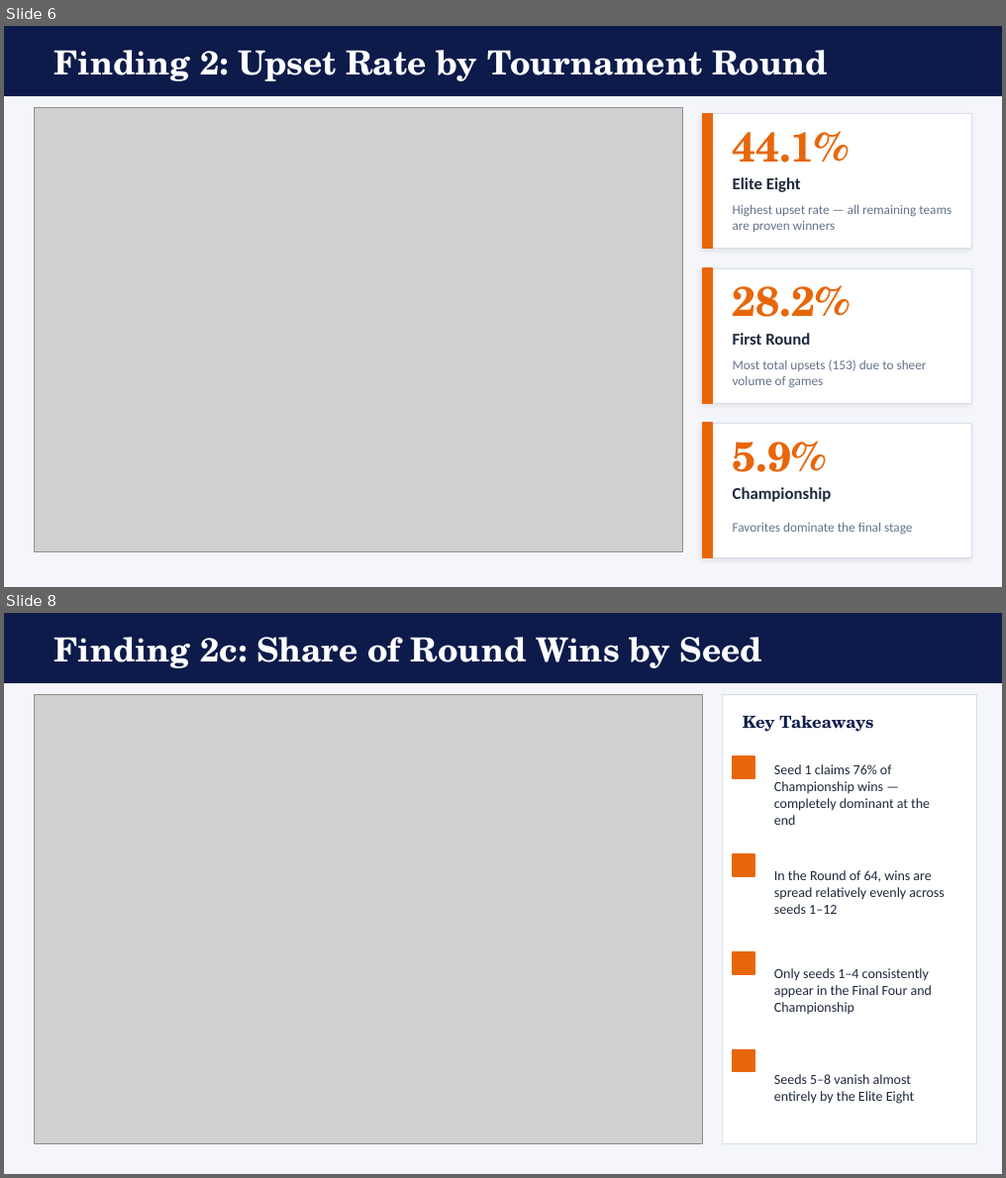
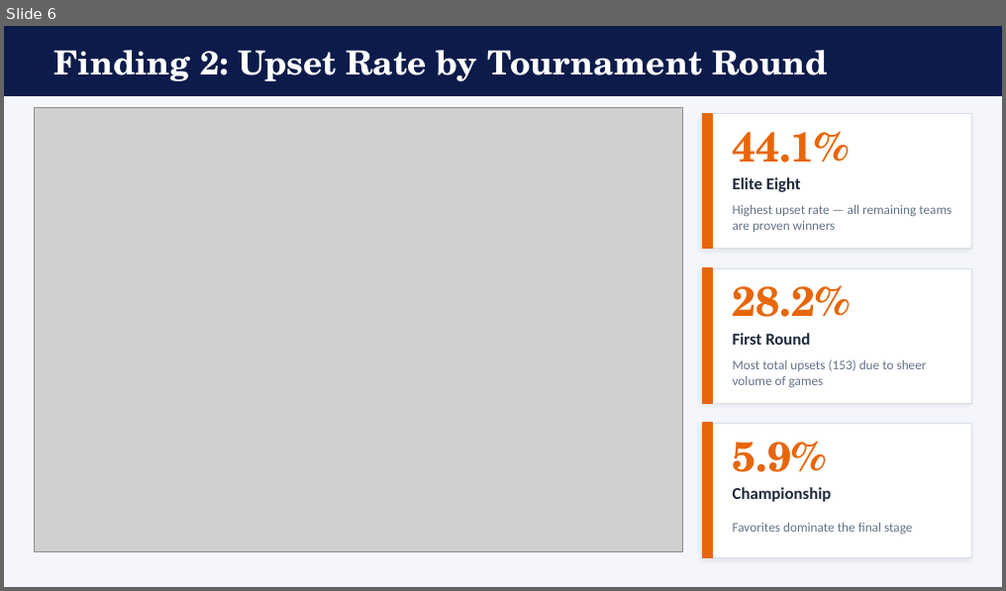
Before and after one commit to connorcorrenti/March-Madness-Project, a slide deck: MarchMadness_Analysis.pptx. Shown one above the other, each under a label of ours: slides 6 and 8 before the commit, slide 6 after it; the slides between them are not shown. The pictures are 1006x1178 and 1006x591 pixels, drawn with LibreOffice and Linux fonts; fonts in the diff are those of the drawing; grey boxes stand for pictures. Boxes give left, top, right and bottom in pixels: in the first picture for what was removed or moved away, otherwise in the second. Text is boxed around its words. In the diff, an @@ line names an element or a change of style, - is before the commit and + after.

```diff
--- a/MarchMadness_Analysis.pptx
+++ b/MarchMadness_Analysis.pptx
@@ slide 8 removed at (4,613,1002,1174), background #F4F6FB @@
@@ rectangle removed at (4,613,1002,683) @@
@@ text removed at (54,637,762,668) @@
-Finding 2c: Share of Round Wins by Seed
@@ picture removed at (34,695,703,1144) @@
@@ rectangle removed at (723,695,977,1144) @@
@@ text removed at (743,715,873,732) @@
-Key Takeaways
@@ rectangle removed at (733,757,754,778) @@
@@ text removed at (774,764,930,825) @@
-Seed 1 claims 76% of Championship wins — completely dominant at the end
@@ rectangle removed at (733,855,754,876) @@
@@ text removed at (774,870,944,914) @@
-In the Round of 64, wins are spread relatively evenly across seeds 1–12
@@ rectangle removed at (733,953,754,974) @@
@@ text removed at (774,968,932,1014) @@
-Only seeds 1–4 consistently appear in the Final Four and Championship
@@ rectangle removed at (733,1051,754,1072) @@
@@ text removed at (774,1074,914,1104) @@
-Seeds 5–8 vanish almost entirely by the Elite Eight
```
Also in this commit, not shown: 2 slides changed, 2 other slides removed.
